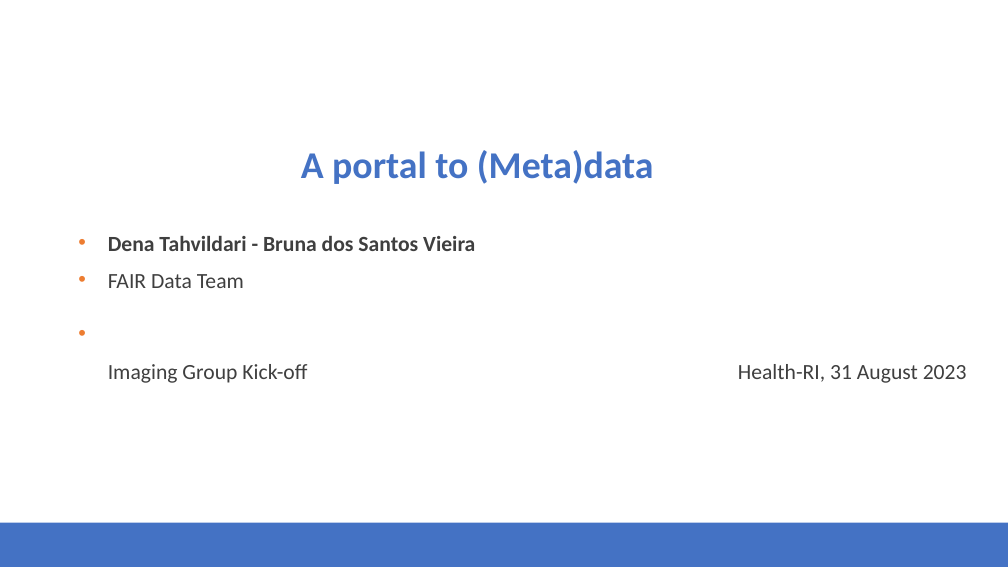
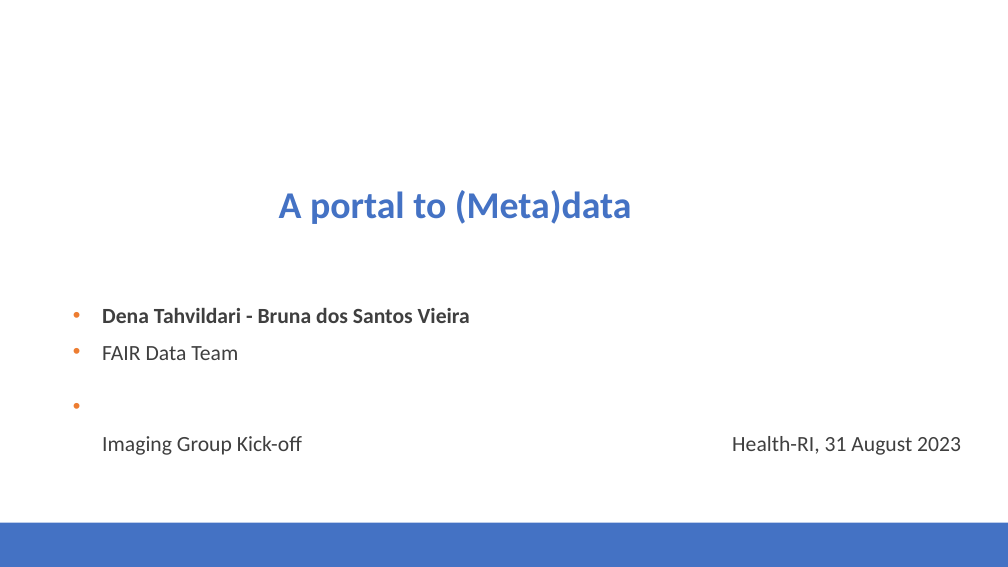
Before and after one commit to Health-RI/health-ri-metadata, a slide deck: slide 1 of Presentations/31082023HRI_Metadata_Schema_ImagingGroup_KickOff.pptx. Drawn at 1008x567 pixels with LibreOffice and Linux fonts; fonts in the diff are those of the drawing; background and template pictures are left out. Boxes give left, top, right and bottom in pixels: in the first picture for what was removed or moved away, otherwise in the second. Text is boxed around its words. In the diff, an @@ line names an element or a change of style, - is before the commit and + after.

```diff
--- a/Presentations/31082023HRI_Metadata_Schema_ImagingGroup_KickOff.pptx
+++ b/Presentations/31082023HRI_Metadata_Schema_ImagingGroup_KickOff.pptx
@@ text "A portal to (Meta)data": place and size @@
-text "A portal to (Meta)data" at (301, 150, 654, 184)
+text "A portal to (Meta)data" at (279, 190, 632, 224)
@@ text "Dena Tahvildari - Bruna dos ...": place and size @@
-text "Dena Tahvildari - Bruna dos ..." at (108, 236, 967, 383)
+text "Dena Tahvildari - Bruna dos ..." at (102, 308, 961, 455)
```
Also in this commit, not shown: 7 other slides changed, 1 slide removed.
